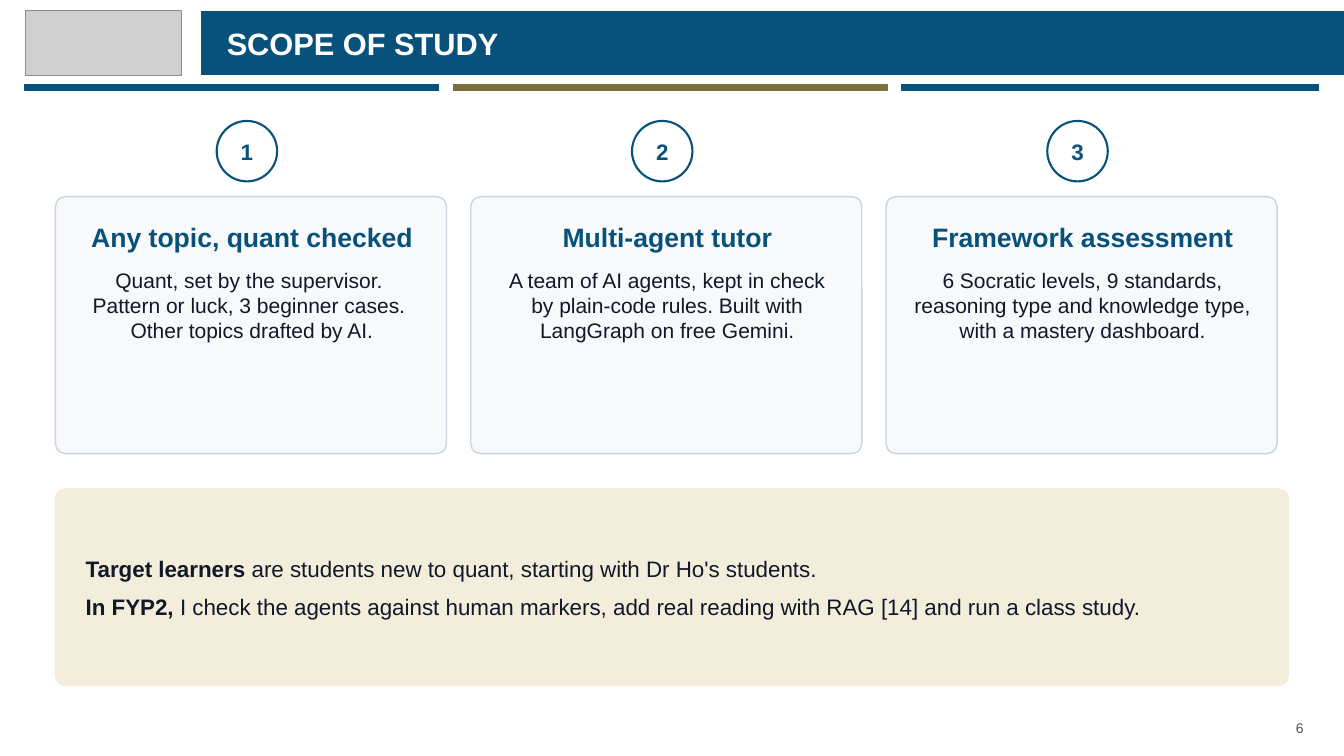
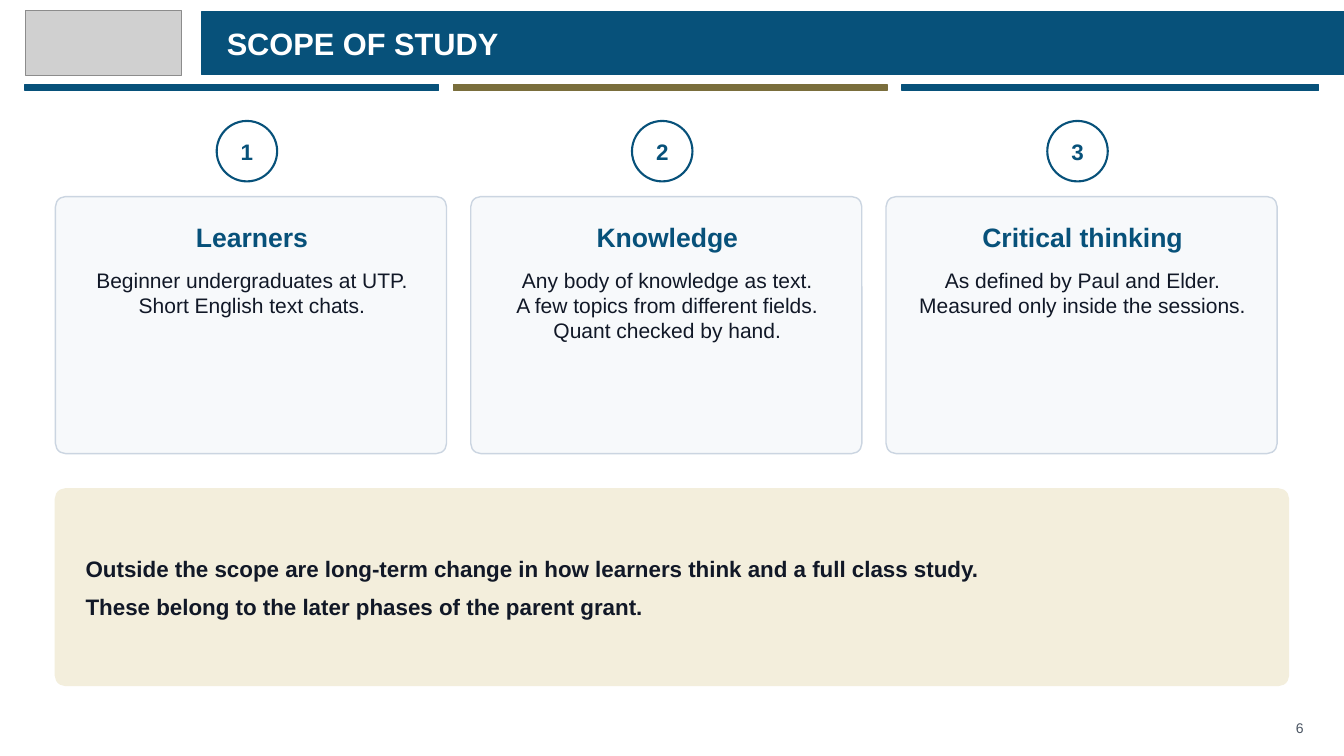
Before and after one commit to eusoffamir/Socratic-AI, a slide deck: slide 6 of docs/defence/Socratic AI Proposal Defence.pptx. Drawn at 1344x756 pixels with LibreOffice and Linux fonts; fonts in the diff are those of the drawing; grey boxes stand for pictures. Boxes give left, top, right and bottom in pixels: in the first picture for what was removed or moved away, otherwise in the second. Text is boxed around its words. In the diff, an @@ line names an element or a change of style, - is before the commit and + after.

```diff
--- a/docs/defence/Socratic AI Proposal Defence.pptx
+++ b/docs/defence/Socratic AI Proposal Defence.pptx
@@ text at [196, 228, 308, 248]: text changed @@
-Any topic, quant checked
+Learners
@@ text at [597, 227, 739, 252]: text changed @@
-Multi-agent tutor
+Knowledge
@@ text at [982, 227, 1183, 252]: text changed @@
-Framework assessment
+Critical thinking
@@ text at [96, 272, 407, 317]: text changed @@
-Quant, set by the supervisor.
-Pattern or luck, 3 beginner cases.
-Other topics drafted by AI.
+Beginner undergraduates at UTP.
+Short English text chats.
@@ text at [516, 272, 818, 343]: text changed @@
-A team of AI agents, kept in check by plain-code rules. Built with LangGraph on free Gemini.
+Any body of knowledge as text.
+A few topics from different fields.
+Quant checked by hand.
@@ text at [919, 272, 1245, 317]: text changed @@
-6 Socratic levels, 9 standards, reasoning type and knowledge type, with a mastery dashboard.
+As defined by Paul and Elder.
+Measured only inside the sessions.
@@ text at [86, 560, 978, 620]: text changed; bold on @@
-Target learners are students new to quant, starting with Dr Ho's students.
-In FYP2, I check the agents against human markers, add real reading with RAG [14] and run a class study.
+Outside the scope are long-term change in how learners think and a full class study.
+These belong to the later phases of the parent grant.
```
Also in this commit, not shown: 3 other slides changed, 5 other files.
